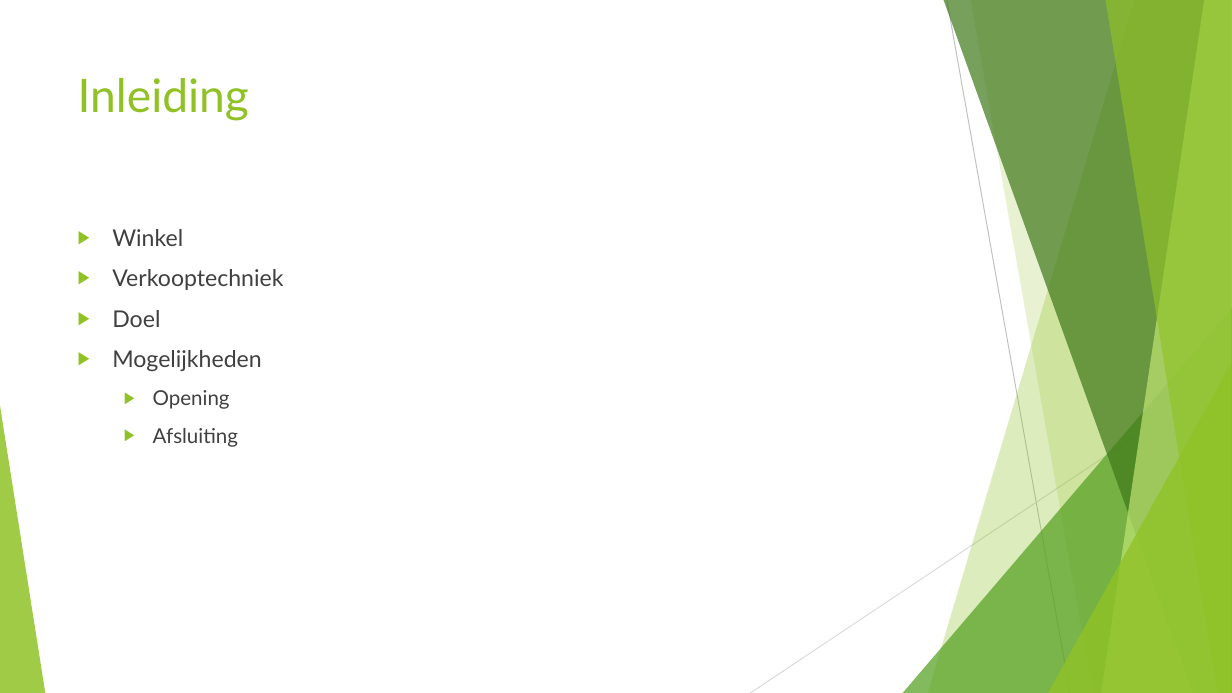
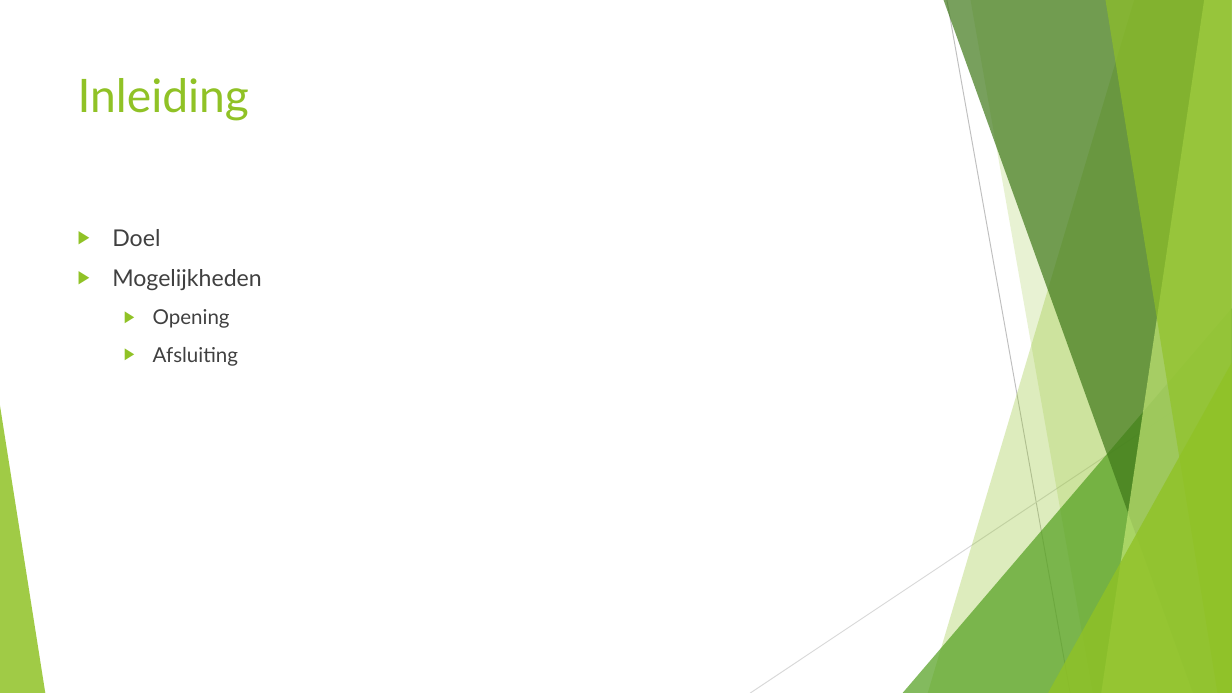
Before and after one commit to Martijnve23/HHS_PROENT-1617, a slide deck: slide 2 of Practicum/Week_3/Presentatie/Presentatie_week_3.pptx. Drawn at 1232x693 pixels with LibreOffice and Linux fonts; fonts in the diff are those of the drawing. Boxes give left, top, right and bottom in pixels: in the first picture for what was removed or moved away, otherwise in the second. Text is boxed around its words. In the diff, an @@ line names an element or a change of style, - is before the commit and + after.

```diff
--- a/Practicum/Week_3/Presentatie/Presentatie_week_3.pptx
+++ b/Practicum/Week_3/Presentatie/Presentatie_week_3.pptx
@@ text at (112, 229, 283, 290): paragraphs removed @@
-▶ Winkel
-▶ Verkooptechniek
```
Also in this commit, not shown: 1 slide added, 1 other file.
